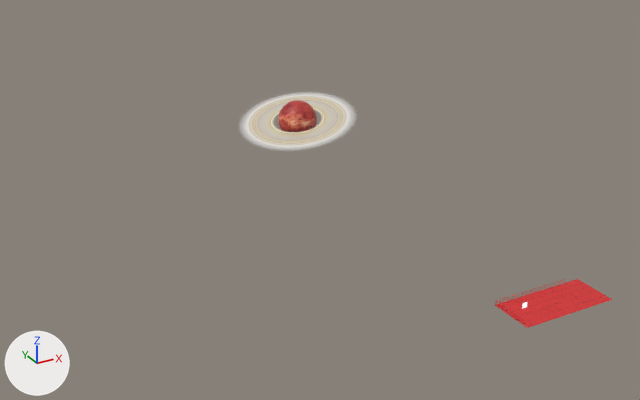
Renders of the glTF model src/resources/3d/exo planet.glb from each side of a commit.
Before and after are seen from a camera (50 mm lens) standing at (-175.0, -188.0, 146.0) and looking at (-13.0, 106.0, -1.0). The axes (+X, +Y, +Z) are drawn at lower left. The lights are the same throughout. Where no turn or scale is listed for an object, it has been applied to the vertices.

The first picture shows 'ground', 'planet', 'ring'.
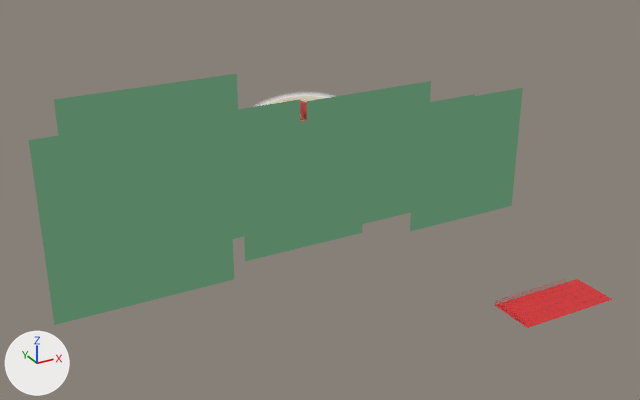
Location of each change, [x1, y1, x2, y2] in pixels of the pictures (640 x 400 px):
```json
{"object": "cloud.005", "change": "added", "after": [29, 109, 234, 325]}
{"object": "cloud", "change": "recoloured, moved, rescaled", "before": [522, 302, 527, 309], "after": [240, 110, 365, 261]}
{"object": "cloud.007", "change": "added", "after": [410, 88, 523, 231]}
{"object": "cloud.004", "change": "added", "after": [54, 74, 240, 239]}
{"object": "cloud.006", "change": "added", "after": [307, 81, 431, 224]}
{"object": "cloud.001", "change": "added", "after": [382, 94, 475, 212]}
{"object": "cloud.002", "change": "added", "after": [227, 99, 300, 239]}
{"object": "ring", "change": "unchanged, covered by the edit", "before": [245, 94, 351, 148], "after": [260, 94, 330, 106]}
{"object": "planet", "change": "unchanged, covered by the edit", "before": [278, 100, 317, 138], "after": [300, 100, 307, 121]}
```

Edits to the scene script, one JSON object a line:
```json
{"op": "add", "block": "mat_cloud", "code": "mat_cloud.emission_color = (0.0953, 0.22, 0.125)  # green #578163"}
{"op": "add", "block": "me_cloud_007", "code": ["me_cloud_007 = bpy.data.meshes.new('cloud.007')", "me_cloud_007.from_pydata([(-29.2, 0.0, -29.2), (29.2, 0.0, -29.2), (-29.2, 0.0, 29.2), (29.2, 0.0, 29.2)], [], [(0, 1, 3), (0, 3, 2)])", "me_cloud_007.materials.append(mat_cloud)  # black #000000"]}
{"op": "add", "block": "me_cloud_006", "code": ["me_cloud_006 = bpy.data.meshes.new('cloud.006')", "me_cloud_006.from_pydata([(-31.2, 0.0, -31.2), (31.2, 0.0, -31.2), (-31.2, 0.0, 31.2), (31.2, 0.0, 31.2)], [], [(0, 1, 3), (0, 3, 2)])", "me_cloud_006.materials.append(mat_cloud)  # black #000000"]}
{"op": "add", "block": "me_cloud_005", "code": ["me_cloud_005 = bpy.data.meshes.new('cloud.005')", "me_cloud_005.from_pydata([(-38.1, 0.0, -38.1), (38.1, 0.0, -38.1), (-38.1, 0.0, 38.1), (38.1, 0.0, 38.1)], [], [(0, 1, 3), (0, 3, 2)])", "me_cloud_005.materials.append(mat_cloud)  # black #000000"]}
{"op": "add", "block": "me_cloud_004", "code": ["me_cloud_004 = bpy.data.meshes.new('cloud.004')", "me_cloud_004.from_pydata([(-39.5, 0.0, -39.5), (39.5, 0.0, -39.5), (-39.5, 0.0, 39.5), (39.5, 0.0, 39.5)], [], [(0, 1, 3), (0, 3, 2)])", "me_cloud_004.materials.append(mat_cloud)  # black #000000"]}
{"op": "add", "block": "me_cloud_002", "code": ["me_cloud_002 = bpy.data.meshes.new('cloud.002')", "me_cloud_002.from_pydata([(-28.9, 0.0, -28.9), (28.9, 0.0, -28.9), (-28.9, 0.0, 28.9), (28.9, 0.0, 28.9)], [], [(0, 1, 3), (0, 3, 2)])", "me_cloud_002.materials.append(mat_cloud)  # black #000000"]}
{"op": "add", "block": "me_cloud_001", "code": ["me_cloud_001 = bpy.data.meshes.new('cloud.001')", "me_cloud_001.from_pydata([(-24.3, 0.0, -24.3), (24.3, 0.0, -24.3), (-24.3, 0.0, 24.3), (24.3, 0.0, 24.3)], [], [(0, 1, 3), (0, 3, 2)])", "me_cloud_001.materials.append(mat_cloud)  # black #000000"]}
{"op": "set", "path": "ob_cloud.location", "old": "(-1.3, -6.0, 3.2)", "new": "(-14.8, 116.4, 1.9)"}
{"op": "set", "path": "ob_cloud.scale", "old": "(1.0, 1.0, 1.0)", "new": "(28.6, 28.6, 28.6)"}
{"op": "add", "block": "ob_cloud_007", "code": ["ob_cloud_007 = bpy.data.objects.new('cloud.007', me_cloud_007)", "ob_cloud_007.location = (62.4, 107.2, 2.5)"]}
{"op": "add", "block": "ob_cloud_006", "code": ["ob_cloud_006 = bpy.data.objects.new('cloud.006', me_cloud_006)", "ob_cloud_006.location = (20.6, 122.6, 5.2)"]}
{"op": "add", "block": "ob_cloud_005", "code": ["ob_cloud_005 = bpy.data.objects.new('cloud.005', me_cloud_005)", "ob_cloud_005.location = (-84.5, 122.2, 0.8)"]}
{"op": "add", "block": "ob_cloud_004", "code": ["ob_cloud_004 = bpy.data.objects.new('cloud.004', me_cloud_004)", "ob_cloud_004.location = (-65.1, 159.1, 1.8)"]}
{"op": "add", "block": "ob_cloud_002", "code": ["ob_cloud_002 = bpy.data.objects.new('cloud.002', me_cloud_002)", "ob_cloud_002.location = (-37.2, 132.9, 5.2)"]}
{"op": "add", "block": "ob_cloud_001", "code": ["ob_cloud_001 = bpy.data.objects.new('cloud.001', me_cloud_001)", "ob_cloud_001.location = (50.3, 119.7, 3.5)"]}
```
